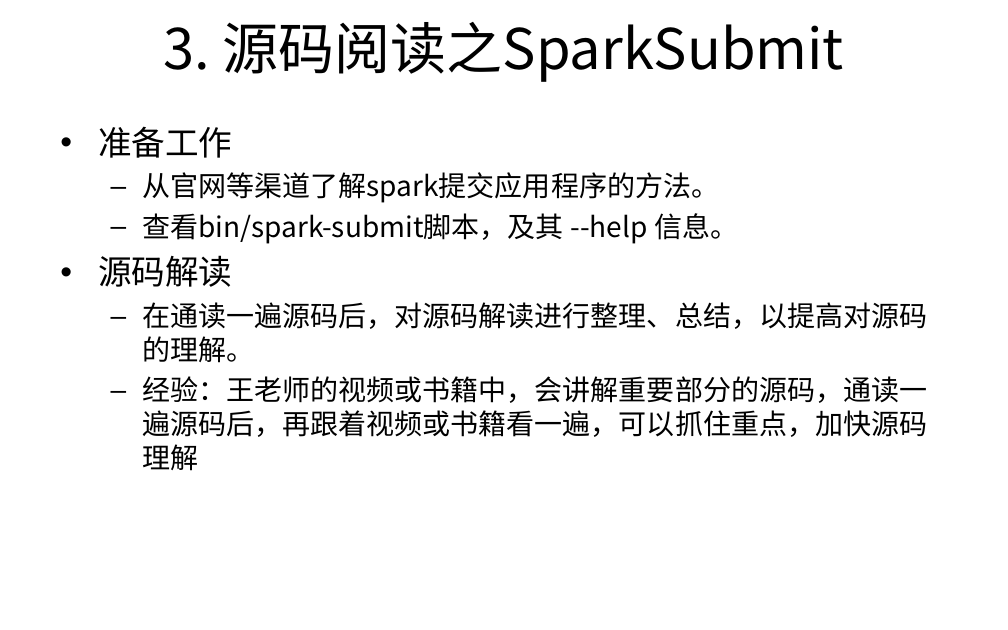
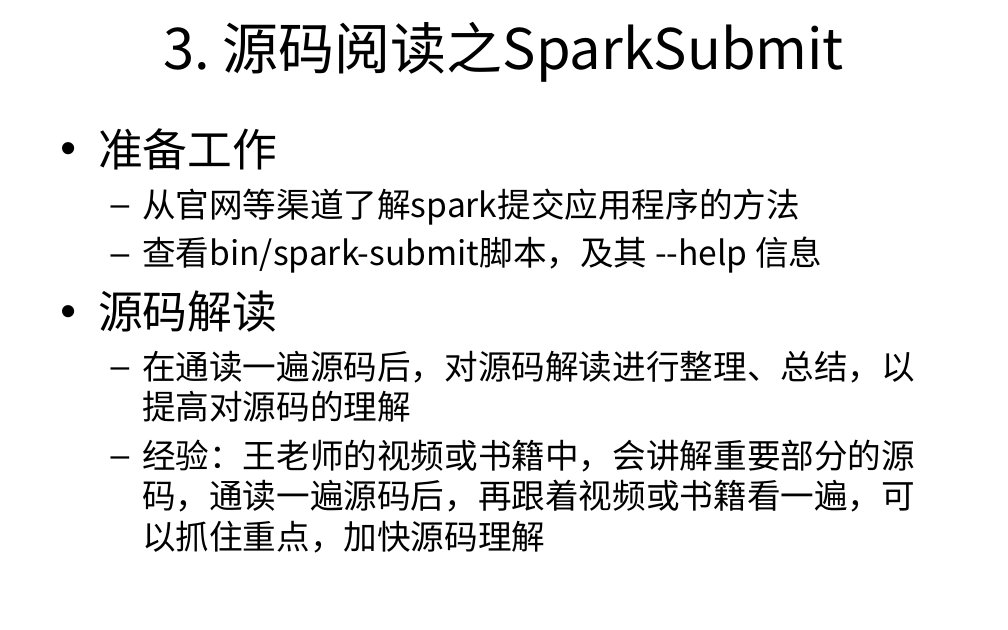
Before and after one commit to harlixxy/StudyNotes, a slide deck: slide 11 of 活动流程（26期）.ppt. Drawn at 1008x630 pixels with LibreOffice and Linux fonts; fonts in the diff are those of the drawing; background and template pictures are left out. Boxes give left, top, right and bottom in pixels: in the first picture for what was removed or moved away, otherwise in the second. Text is boxed around its words. In the diff, an @@ line names an element or a change of style, - is before the commit and + after.

```diff
--- a/活动流程（26期）.ppt
+++ b/活动流程（26期）.ppt
@@ text at <box>98,128,915,553</box>: size 24 to 32 pt in "准备工作", "源码解读"; size 20 to 24 pt in "经验：王老师的视频或书籍中，会讲解重要部分的源码，通读一遍源码后，再跟着视频或书籍看一遍，可以抓住重点，加快源码理解"; more space between paragraphs @@
@@ text at <box>142,188,822,273</box>: text changed; size 20 to 24 pt @@
-  – 从官网等渠道了解spark提交应用程序的方法。
-  – 查看bin/spark-submit脚本，及其 --help 信息。
+  – 从官网等渠道了解spark提交应用程序的方法
+  – 查看bin/spark-submit脚本，及其 --help 信息
@@ text at <box>142,350,915,422</box>: text changed; size 20 to 24 pt @@
-  – 在通读一遍源码后，对源码解读进行整理、总结，以提高对源码的理解。
+  – 在通读一遍源码后，对源码解读进行整理、总结，以提高对源码的理解
```
Also in this commit, not shown: 6 other slides changed, 1 slide added, 1 slide removed, 1 other file.
